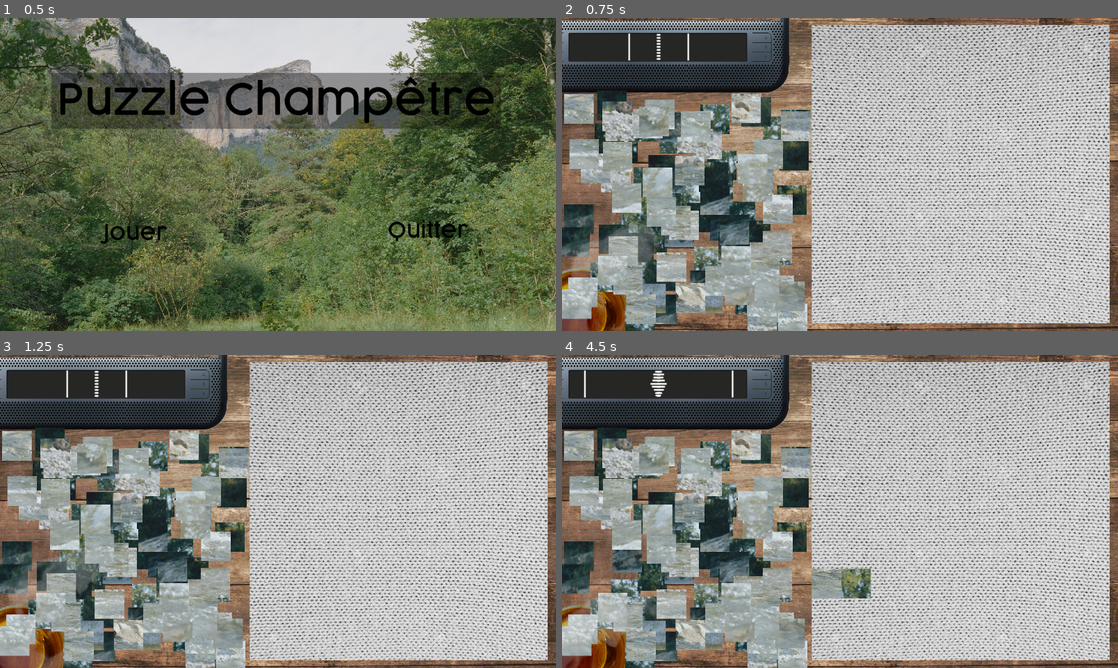
Above: before the commit, frames 1-4 (two rows, left to right).
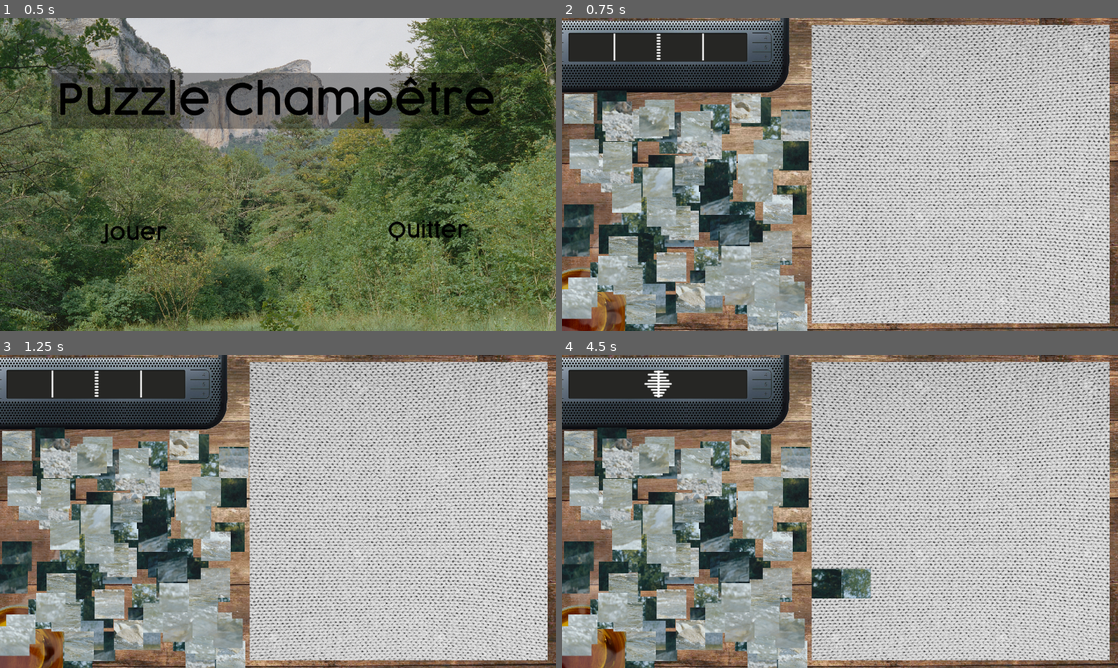
Above: after the commit, the same moments.

Repository: Ant0yne/rythmeNatureSatisfaction
Game: Godot game, scene res://Scenes/Menu.tscn
The game is run twice, just before and just after one commit, with the same random seed, the same clock (stepped at 60 frames per second) and the same inputs. The engine's default icon, where the game draws it, is replaced by a stand-in: a white triangle on a blue panel in a dark square. Sound files missing from this copy of the repository are replaced by a short silence.
Inputs (mouse positions are in pixels of both pictures, inside the frame that each line leads up to):
- Up to frame 1 (0.5 s): no input
- Up to frame 2 (0.75 s): click (695, 233) at 0.5 s
- Up to frame 3 (1.25 s): no input
- Up to frame 4 (4.5 s): drag from (673, 477) to (628, 558) at 1.27 s; drag from (628, 574) to (812, 574) at 2.02 s; move the mouse to (762, 589) at 2.77 s; click (762, 589) at 2.92 s; drag from (628, 574) to (845, 583) at 3.52 s; drag from (778, 467) to (612, 558) at 4.27 s

Frame 1 is identical in both runs. In frame 2, 2.0% of the frame differs, in the area x 0-26%, y 4-100%; in frame 3, 1.8%; in frame 4, 3.4%, in the area x 0-56%, y 4-100%.

Commit message:
fix superposition + fix limite jeu

Diff:
--- a/Scenes/Piece.tscn
+++ b/Scenes/Piece.tscn
@@ -18,8 +18,6 @@
 [sub_resource type="RectangleShape2D" id=5]
 extents = Vector2( 34.1435, 3.10535 )
 
-[sub_resource type="RectangleShape2D" id=6]
-
 [node name="Piece" type="KinematicBody2D"]
 input_pickable = true
 script = ExtResource( 1 )
@@ -28,13 +26,14 @@
 shape = SubResource( 1 )
 
 [node name="Haut" type="Area2D" parent="."]
+collision_layer = 0
 
 [node name="CollisionShape2D" type="CollisionShape2D" parent="Haut"]
 position = Vector2( -0.0582428, -38.6176 )
 shape = SubResource( 2 )
 
 [node name="Droite" type="Area2D" parent="."]
-collision_layer = 2
+collision_layer = 0
 collision_mask = 2
 
 [node name="CollisionShape2D" type="CollisionShape2D" parent="Droite"]
@@ -42,7 +41,7 @@
 shape = SubResource( 3 )
 
 [node name="Gauche" type="Area2D" parent="."]
-collision_layer = 4
+collision_layer = 0
 collision_mask = 4
 
 [node name="CollisionShape2D" type="CollisionShape2D" parent="Gauche"]
@@ -50,7 +49,7 @@
 shape = SubResource( 4 )
 
 [node name="Bas" type="Area2D" parent="."]
-collision_layer = 8
+collision_layer = 0
 collision_mask = 8
 
 [node name="CollisionShape2D" type="CollisionShape2D" parent="Bas"]
@@ -59,7 +58,7 @@
 
 [node name="HBHaut" type="Area2D" parent="."]
 collision_layer = 8
-collision_mask = 8
+collision_mask = 0
 
 [node name="CollisionShape2D" type="CollisionShape2D" parent="HBHaut"]
 position = Vector2( -0.0582428, -38.6176 )
@@ -67,7 +66,7 @@
 
 [node name="HBDroite" type="Area2D" parent="."]
 collision_layer = 4
-collision_mask = 4
+collision_mask = 0
 
 [node name="CollisionShape2D" type="CollisionShape2D" parent="HBDroite"]
 position = Vector2( 37.9186, 0.0883865 )
@@ -75,13 +74,14 @@
 
 [node name="HBGauche" type="Area2D" parent="."]
 collision_layer = 2
-collision_mask = 2
+collision_mask = 0
 
 [node name="CollisionShape2D" type="CollisionShape2D" parent="HBGauche"]
 position = Vector2( -38.6257, 0 )
 shape = SubResource( 4 )
 
 [node name="HBBas" type="Area2D" parent="."]
+collision_mask = 0
 
 [node name="CollisionShape2D" type="CollisionShape2D" parent="HBBas"]
 position = Vector2( 0.0883865, 38.3605 )
@@ -91,24 +91,8 @@
 texture = ExtResource( 2 )
 vframes = 10
 hframes = 10
-
-[node name="Superposition" type="Area2D" parent="."]
-collision_layer = 0
-collision_mask = 16
-
-[node name="CollisionShape2D" type="CollisionShape2D" parent="Superposition"]
-shape = SubResource( 6 )
-
-[node name="SuperpositionRecu" type="Area2D" parent="."]
-collision_layer = 16
-collision_mask = 0
-
-[node name="CollisionShape2D" type="CollisionShape2D" parent="SuperpositionRecu"]
-shape = SubResource( 6 )
 [connection signal="input_event" from="." to="." method="_on_KinematicBody2D_input_event"]
 [connection signal="area_entered" from="Haut" to="." method="_on_Haut_area_entered"]
 [connection signal="area_entered" from="Droite" to="." method="_on_Droite_area_entered"]
 [connection signal="area_entered" from="Gauche" to="." method="_on_Gauche_area_entered"]
 [connection signal="area_entered" from="Bas" to="." method="_on_Bas_area_entered"]
-[connection signal="area_entered" from="Superposition" to="." method="_on_Superposition_area_entered"]
-[connection signal="area_exited" from="Superposition" to="." method="_on_Superposition_area_exited"]
--- a/Scenes/Puzzle.tscn
+++ b/Scenes/Puzzle.tscn
@@ -110,15 +110,12 @@
 position = Vector2( 640, 360 )
 frames = SubResource( 1 )
 
-[node name="Pieces" type="Node2D" parent="."]
-script = ExtResource( 3 )
-
 [node name="Fumee" type="AnimatedSprite" parent="."]
 modulate = Color( 1, 1, 1, 0.294118 )
 position = Vector2( 143.732, 627.116 )
 scale = Vector2( 0.714216, 0.714216 )
 frames = SubResource( 2 )
-frame = 17
+frame = 40
 playing = true
 flip_h = true
 script = ExtResource( 78 )
@@ -136,8 +133,11 @@
 position = Vector2( 222.2, 66.7968 )
 scale = Vector2( 1, 0.989417 )
 frames = SubResource( 3 )
-frame = 2
+frame = 1
 playing = true
+
+[node name="Pieces" type="Node2D" parent="."]
+script = ExtResource( 3 )
 
 [node name="RanSoundContainer" type="Node" parent="."]
 script = ExtResource( 5 )
--- a/Scrips/Listes.gd
+++ b/Scrips/Listes.gd
@@ -3,6 +3,7 @@
 var premiere_position = Vector2(609,50)
 var nbre_bonne_position = int(0)
 var puzzle_fini = int(100)
+var piece_prise = int(0)
 
 var liste_piece = [
 'Piece',
--- a/Scrips/Pieces.gd
+++ b/Scrips/Pieces.gd
@@ -30,7 +30,7 @@
 var limite_zone_pop_x = int(540)
 var limite_zone_pop_y = int(700)
 var en_bonne_position = bool(false)
-var superposition
+var piece_prise = bool(false)
 
 signal dragsignal;
 
@@ -56,19 +56,19 @@
 
 func _on_KinematicBody2D_input_event(viewport, event, shape_idx):
 	if event is InputEventMouseButton:
-		if event.button_index == BUTTON_LEFT and event.pressed :
+		if event.button_index == BUTTON_LEFT and event.pressed and piece_prise == false and listes.piece_prise == 0:
+			listes.piece_prise += 1
+			piece_prise = true
 #			area_2d_coll_haut.disabled = false
 #			area_2d_coll_bas.disabled = false
 #			area_2d_coll_gauche.disabled = false
 #			area_2d_coll_droite.disabled = false
 			emit_signal("dragsignal")
-		elif event.button_index == BUTTON_LEFT and !event.pressed:
-			if superposition == true :
-				self.position.x -= rayon_piece
+		elif event.button_index == BUTTON_LEFT and !event.pressed and piece_prise == true:
+			emit_signal("dragsignal")
 			if self.position.x >= origine_espace_puzzle_x and self.position.x <= limite_espace_puzzle_x and self.position.y >= origine_espace_puzzle_y and self.position.y <= limite_espace_puzzle_y:
 #				if piece_bas == false:
 					frame_compteur.son_piece_pose = true
-					emit_signal("dragsignal")
 #					area_2d_coll_haut.disabled = true
 #					area_2d_coll_bas.disabled = true
 #					area_2d_coll_gauche.disabled = true
@@ -80,6 +80,8 @@
 					var position_y_tronque = int(position_y)
 					self.position.y = (position_y_tronque*taille_piece)+rayon_piece + origine_espace_puzzle_y
 					_check_position_finale()
+					piece_prise = false
+					listes.piece_prise = 0
 #				if piece_bas == true :
 #					frame_compteur.son_piece_pose = true
 #					emit_signal("dragsignal")
@@ -90,29 +92,32 @@
 #					self.position.x = position_piece_cible.x
 #					self.position.y = position_piece_cible.y - 68
 #					piece_bas = false
-			elif self.position.x > limite_espace_puzzle_x or self.position.y > limite_espace_puzzle_y or self.position.y < origine_espace_puzzle_y:
-				emit_signal("dragsignal")
+			elif self.position.x > limite_espace_puzzle_x or self.position.x < 0 or self.position.y > limite_espace_puzzle_y or self.position.y < origine_espace_puzzle_y:
 #				area_2d_coll_haut.disabled = true
 #				area_2d_coll_bas.disabled = true
 #				area_2d_coll_gauche.disabled = true
 #				area_2d_coll_droite.disabled = true
 				self.position = Vector2(rand_range(origine_zone_pop_x, limite_zone_pop_x), rand_range(origine_zone_pop_y, limite_zone_pop_y))
+				piece_prise = false
+				listes.piece_prise = 0
 			else :
-#				if piece_bas == false:
-#					area_2d_coll_haut.disabled = true
-#					area_2d_coll_bas.disabled = true
-#					area_2d_coll_gauche.disabled = true
-#					area_2d_coll_droite.disabled = true
-					emit_signal("dragsignal")
-#				if piece_bas == true :
-#					area_2d_coll_haut.disabled = true
-#					area_2d_coll_bas.disabled = true
-#					area_2d_coll_gauche.disabled = true
-#					area_2d_coll_droite.disabled = true
+				piece_prise = false
+				listes.piece_prise = 0
+##				if piece_bas == false:
+##					area_2d_coll_haut.disabled = true
+##					area_2d_coll_bas.disabled = true
+##					area_2d_coll_gauche.disabled = true
+##					area_2d_coll_droite.disabled = true
 #					emit_signal("dragsignal")
-#					self.position.x = position_piece_cible.x
-#					self.position.y = position_piece_cible.y - 68
-#					piece_bas = false
+##				if piece_bas == true :
+##					area_2d_coll_haut.disabled = true
+##					area_2d_coll_bas.disabled = true
+##					area_2d_coll_gauche.disabled = true
+##					area_2d_coll_droite.disabled = true
+##					emit_signal("dragsignal")
+##					self.position.x = position_piece_cible.x
+##					self.position.y = position_piece_cible.y - 68
+##					piece_bas = false
 
 func _check_position_finale() :
 	var self_index_liste = int(listes.liste_piece.find(self.get_name(),0))
@@ -130,14 +135,6 @@
 		print("nombre piece bien place :", listes.nbre_bonne_position)
 		print(en_bonne_position)
 
-func _on_Superposition_area_entered(area):
-	if area != self:
-		superposition = true
-
-func _on_Superposition_area_exited(area):
-	if area != self :
-		superposition = false
-
 #func _on_Droite_area_entered(body):
 #	if body != self:
 #		var self_index_liste = int(liste_piece.find(self.get_name(), 0))
@@ -146,7 +143,6 @@
 #		if piece_index_liste == (self_index_liste + index_piece_droite) :
 #			print("Collage à droite")
 #
-#
 #func _on_Haut_area_entered(body):
 #	if body != self:
 #		var self_index_liste = int(liste_piece.find(self.get_name(), 0))
@@ -154,7 +150,6 @@
 ##		print("moi : ", self_index_liste, "l'autre : ", piece_index_liste)
 #		if piece_index_liste == (self_index_liste - index_piece_haut) :
 #			print("Collage en haut")
-#
 #
 #func _on_Gauche_area_entered(body):
 #	if body != self:
--- a/project.godot
+++ b/project.godot
@@ -36,7 +36,11 @@
 [layer_names]
 
 2d_render/layer_1="Haut"
-2d_physics/layer_1="Haut"
+2d_physics/layer_1="Haut vers Bas"
+2d_physics/layer_2="Droite vers Gauche"
+2d_physics/layer_3="Gauche vers Droite"
+2d_physics/layer_4="Bas vers Haut"
+2d_physics/layer_5="Superposition"
 
 [rendering]
 
Not shown: 1 places in Scenes/Piece.tscn that only renumber resources
